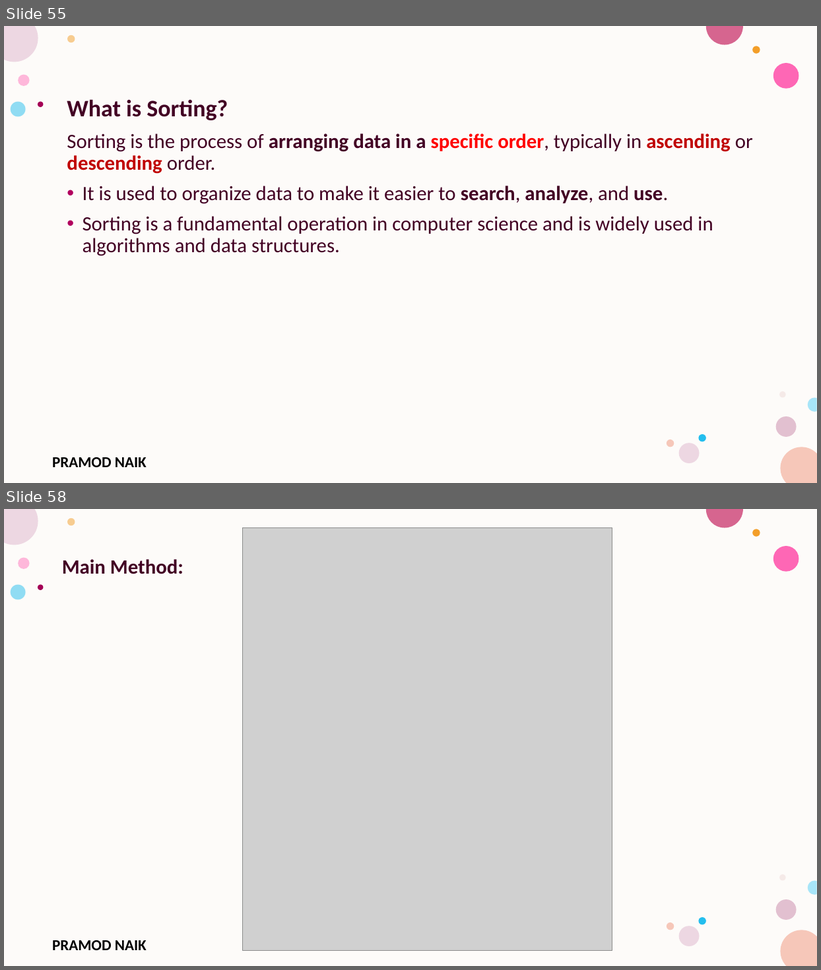
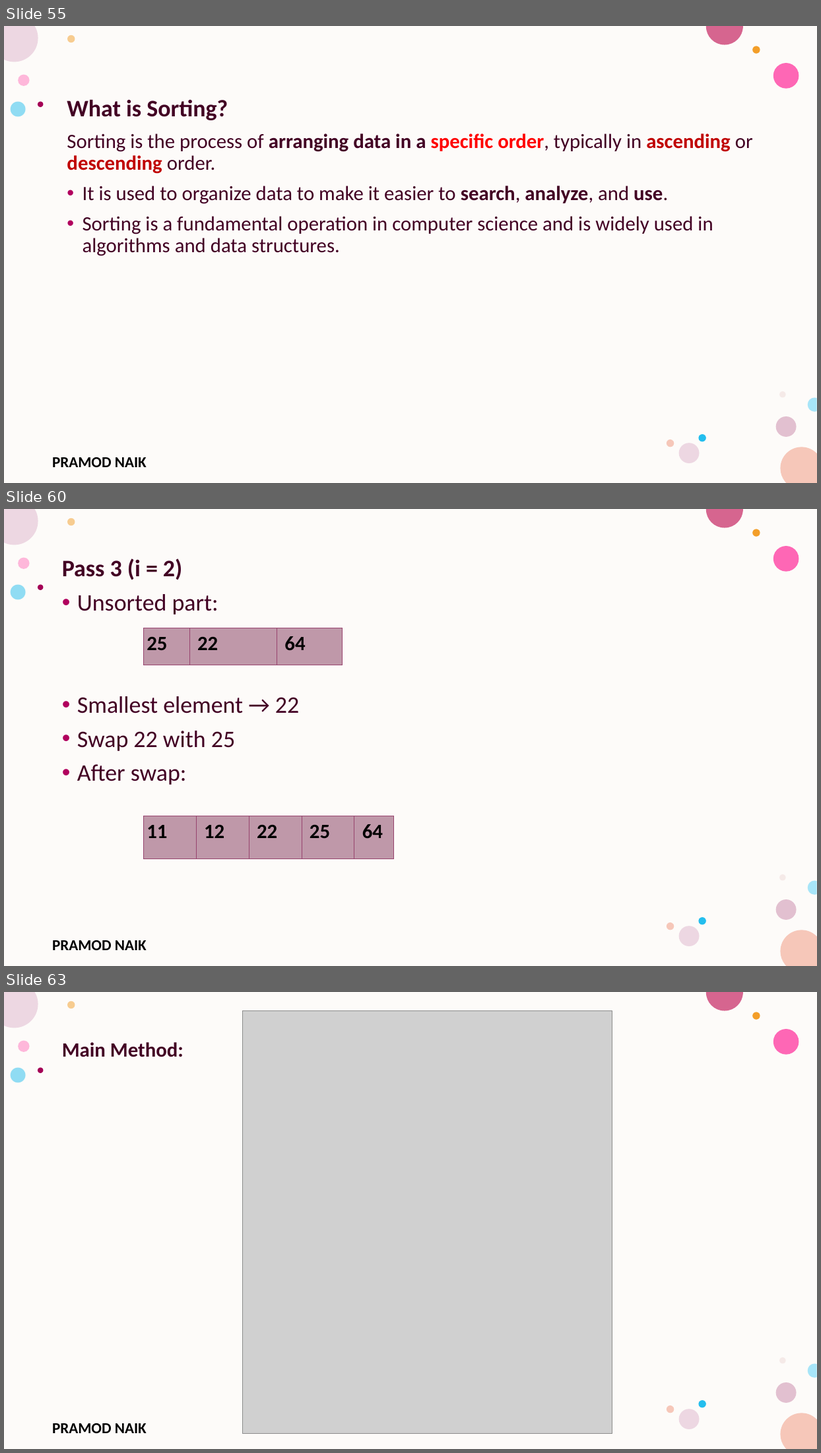
Before and after one commit to PRAMODNAIK-DEV/MCA-1st-Sem-Shridevi-College-Nov-2025, a slide deck: Theory Class-Notes/Unit-2 Arrays and Strings.pptx. Shown one above the other, each under a label of ours: slides 55 and 58 before the commit, slides 55, 60 and 63 after it; the slides between them are not shown. The pictures are 821x970 and 821x1453 pixels, drawn with LibreOffice and Linux fonts; fonts in the diff are those of the drawing; grey boxes stand for pictures; background and template pictures are left out. Boxes give left, top, right and bottom in pixels: in the first picture for what was removed or moved away, otherwise in the second. Text is boxed around its words. In the diff, an @@ line names an element or a change of style, - is before the commit and + after.

```diff
--- a/Theory Class-Notes/Unit-2 Arrays and Strings.pptx
+++ b/Theory Class-Notes/Unit-2 Arrays and Strings.pptx
@@ slide 60 added at bbox=[4, 509, 817, 966], background #FFFFFF; not listed: 17 template elements that a slide beside it also shows @@
@@ text added at bbox=[62, 559, 299, 785], 28 pt, text #420023 @@
+Pass 3 (i = 2)
+• Unsorted part:
+• Smallest element → 22
+• Swap 22 with 25
+• After swap:
@@ table added at bbox=[144, 628, 343, 665], 1 rows, 3 columns @@
+25 | 22 | 64
@@ table added at bbox=[144, 817, 393, 859], 1 rows, 5 columns @@
+11 | 12 | 22 | 25 | 64
@@ what was slide 58 is now slide 63 @@
```
Also in this commit, not shown: 1 slide changed, 11 other slides added, 1 slide removed, 1 other file.
